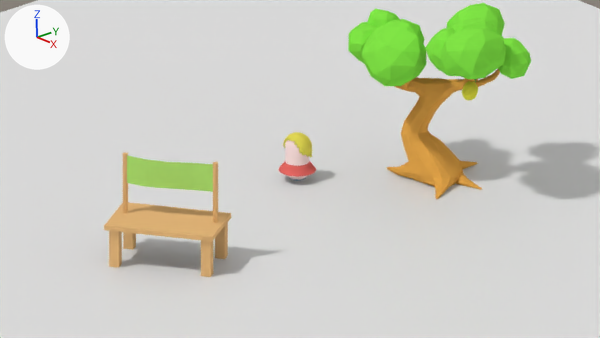
An edit to the Blender file Graphics/SuzyLemonadeLayoutMockup.blend, drawn before and after from the same camera.
Before and after are seen from the file's camera 'Camera'. Every picture has the same lights, and +X, +Y and +Z are marked at upper left.

Script lines for the objects in view, before the commit:
```python
ob_floor = bpy.data.objects.new('Floor', me_plane)
ob_floor.location = (0.0, 0.0, 0.0)
ob_floor.scale = (-17.0, -17.0, -17.0)
ob_lemon = bpy.data.objects.new('Lemon', me_cube_002)
ob_lemon.location = (5.27, 2.57, 3.86)
ob_lemon.rotation_euler = (-0.208, 0.167, -0.122)  # degrees (-12, 9.6, -7)
ob_lemon.scale = (0.225, 0.225, 0.225)
ob_root = bpy.data.objects.new('Root', me_cube_001)
ob_root.location = (3.05, 3.21, 0.0)
ob_root.scale = (1.02, 1.02, 1.02)
ob_stand = bpy.data.objects.new('Stand', me_cube_006)
ob_stand.location = (2.47, -7.76, 0.0)
ob_stand.rotation_euler = (0.0, 0.0, 0.553)  # degrees (0, 0, 32)
ob_suzy = bpy.data.objects.new('Suzy', me_sphere_002)
ob_suzy.location = (0.0, 0.0, 0.0)
ob_suzy.rotation_euler = (1.571, 0.0, 0.0)  # degrees (90, 0, 0)
```
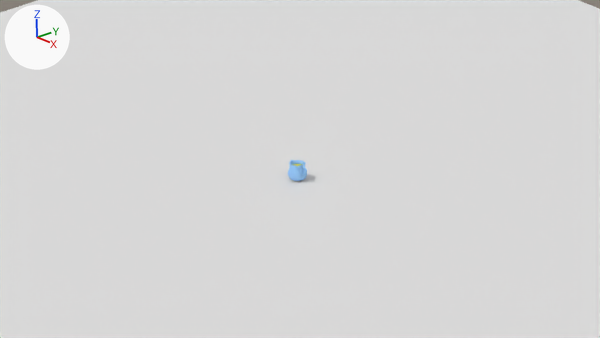
Where the newer file only moved an object's origin or applied its transform, the numbers keep the older frame.

What differs and where, as boxes [x1, y1, x2, y2] in the pictures (600 x 338 px):
```json
{"object": "Root", "change": "deleted", "before": [348, 3, 531, 199], "faces in mat_leaves (green #82e747)": [348, 3, 531, 86], "faces in mat_trunk (orange #e7a84b)": [387, 69, 500, 199]}
{"object": "Stand", "change": "hidden", "before": [104, 152, 231, 277]}
{"object": "Suzy", "change": "hidden", "before": [279, 132, 316, 180]}
{"object": "Lemon", "change": "hidden", "before": [462, 79, 478, 100]}
```

The change, as JSON lines over the scene's bpy script:
```json
{"block": "me_cube_002", "where": "me_cube_002.from_pydata(...)  # 206 vertices, 214 faces; spans x -1.13..1.16, y -1.13..1.13, z -1.43..2.33"}
{"block": "me_cube_002", "where": "# used by ob_lemon; location = (5.27, 2.57, 3.86); rotation_euler = (-0.208, 0.167, -0.122), in degrees (-12, 9.6, -7); scale = (0.225, 0.225, 0.225)"}
{"block": "me_cube_002", "change": "me_cube_002 part 1: the whole mesh is multiplied about its middle by the matrix ((0.979, -0.12, -0.166), (0.085, 0.975, -0.204), (0.187, 0.185, 0.965)), then moved by (-18.77, -9.69, -23.0)"}
{"op": "add", "block": "ob_suzy", "code": "ob_suzy.hide_viewport = True"}
{"op": "add", "block": "ob_stand", "code": "ob_stand.hide_viewport = True"}
{"op": "remove", "block": "ob_root", "code": ["ob_root = bpy.data.objects.new('Root', me_cube_001)", "ob_root.location = (3.05, 3.21, 0.0)", "ob_root.scale = (1.02, 1.02, 1.02)"]}
{"op": "add", "block": "ob_lemon", "code": "ob_lemon.hide_viewport = True"}
```
